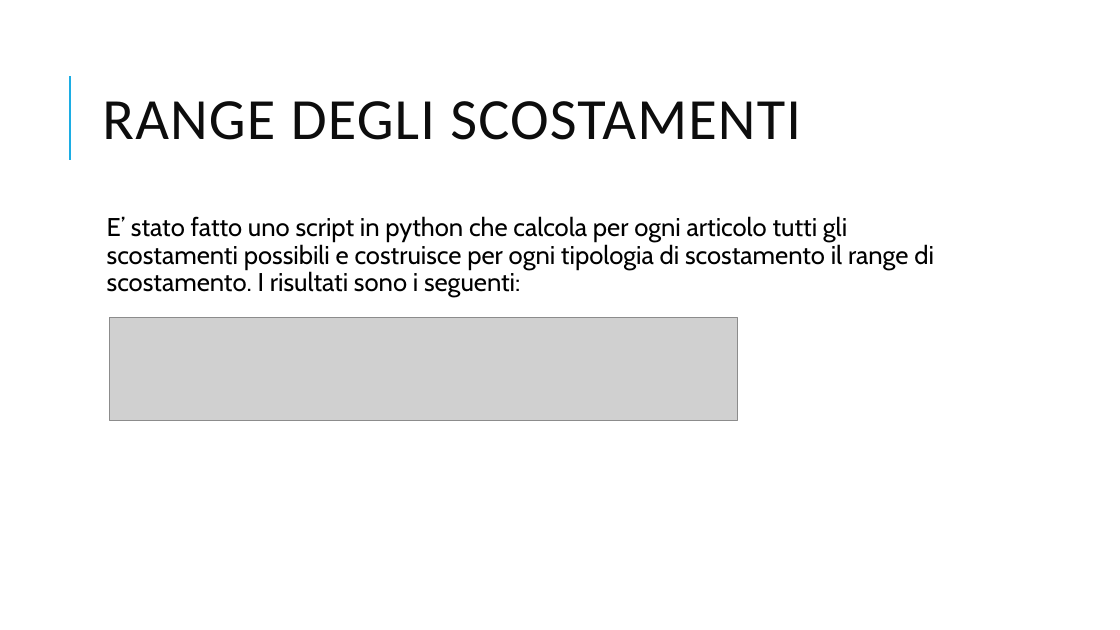
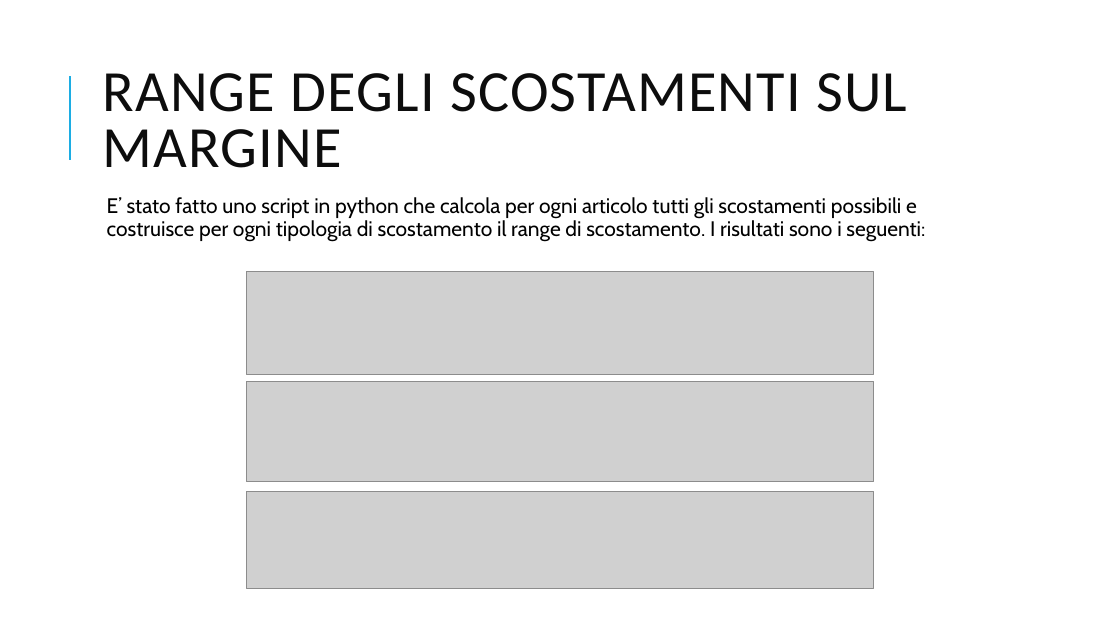
Before and after one commit to VinciGit00/SCGProject, a slide deck: slide 20 of Document/PresentazioneProgetto.pptx (slide 17 before the commit). Drawn at 1120x630 pixels with LibreOffice and Linux fonts; fonts in the diff are those of the drawing; grey boxes stand for pictures. Boxes give left, top, right and bottom in pixels: in the first picture for what was removed or moved away, otherwise in the second. Text is boxed around its words. In the diff, an @@ line names an element or a change of style, - is before the commit and + after.

```diff
--- a/Document/PresentazioneProgetto.pptx
+++ b/Document/PresentazioneProgetto.pptx
@@ title at (102,73,907,168): text changed @@
-RANGE DEGLI SCOSTAMENTI
+RANGE DEGLI SCOSTAMENTI SUL MARGINE
@@ text "E’ stato fatto uno script ...": place and size @@
-text "E’ stato fatto uno script ..." at (107,216,934,297)
+text "E’ stato fatto uno script ..." at (107,197,925,242)
@@ text "E’ stato fatto uno script ..." at (107,197,925,242): size 22 to 18 pt @@
@@ picture: place and size @@
-picture at (110,318,738,420)
+picture at (246,271,874,374)
@@ picture added at (246,381,874,481) @@
@@ picture added at (246,492,874,589) @@
```
Also in this commit, not shown: 11 other slides changed, 7 slides added, 8 slides removed, 6 other files.
